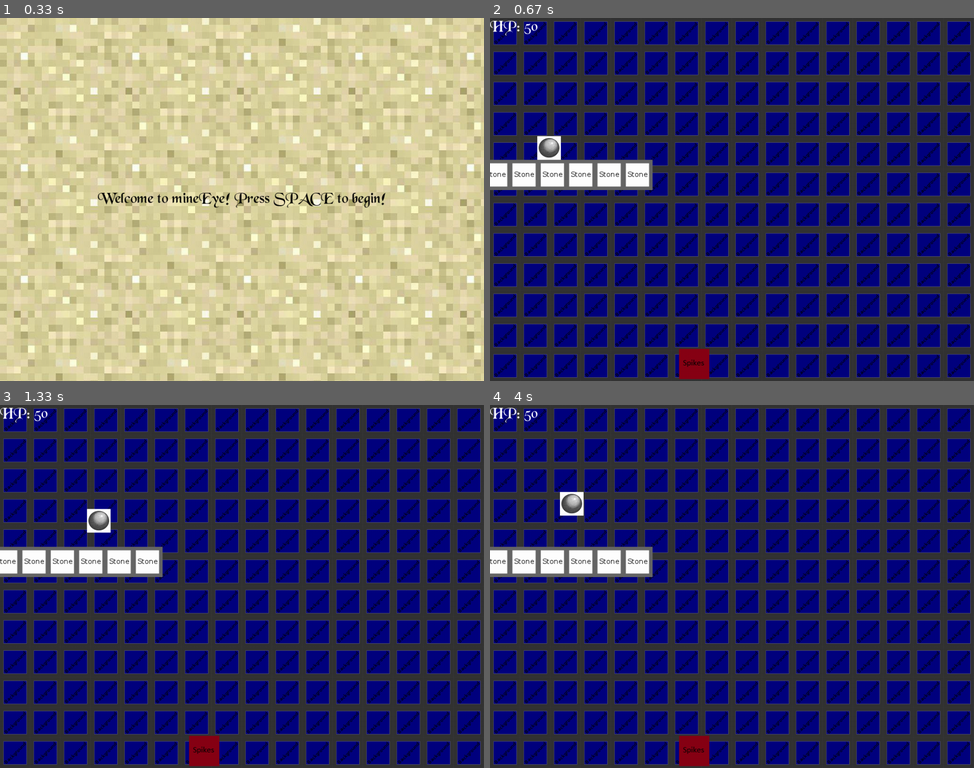
Above: before the commit, frames 1-4 (two rows, left to right).
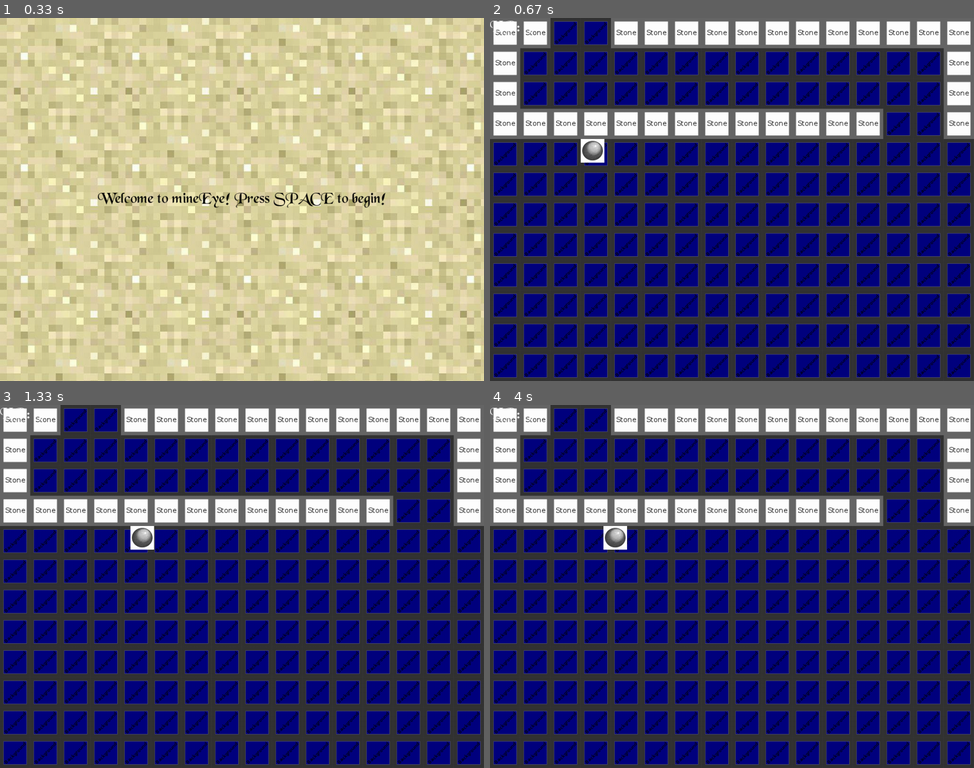
Above: after the commit, the same moments.

Repository: HallaSurvivor/mineEye
Game: pygame game, started from run.py
The game is run twice, just before and just after one commit, with the same random seed, the same clock (stepped at 60 frames per second) and the same inputs.
Inputs:
- Up to frame 1 (0.33 s): no input
- Up to frame 2 (0.67 s): tap Space at 0.33 s
- Up to frame 3 (1.33 s): hold Right 0.67-1.13 s; hold Up from 1.17 s (still down)
- Up to frame 4 (4 s): release Up at 1.47 s; hold Right 1.5-1.97 s; hold Left 2-2.53 s; hold Down 2.57-2.87 s; hold Left 2.9-3.3 s; hold Up 3.33-3.7 s; hold Right from 3.73 s (still down)

Frame 1 is identical in both runs. In frame 2, 20% of the frame differs, in the area x 0-100%, y 0-100%; in frame 3, 20%; in frame 4, 20%.

Commit message:
added a room parser that can be extended later.

Diff:
--- a/rooms.py
+++ b/rooms.py
@@ -33,11 +33,17 @@
     def __init__(self):
         """
         Set the blocklist and enemylist to be sprite groups, and the backgorund to be a surface.
+
+        room_array is a list of strings that will be rendered into the room
         """
         self.block_list = pygame.sprite.Group()
         self.enemy_list = pygame.sprite.Group()
 
         self.background = pygame.Surface(config.SCREEN_RESOLUTION)
+
+        self.room_array = None
+
+        self.array_parsed = False
 
     def update(self):
         """
@@ -52,9 +58,31 @@
         :param screen: A pygame surface to blit everything onto.
         """
         screen.blit(self.background, (0, 0))
+        if not self.array_parsed:
+            self.parse_room_array()
+            self.array_parsed = True
 
         self.block_list.draw(screen)
         self.enemy_list.draw(screen)
+
+    def parse_room_array(self):
+        """
+        Turn the list of strings stored in every room into an array of walls and enemies.
+        """
+        x = 0
+        y = 0
+        for row in self.room_array:
+            for col in row:
+                if col == "S":
+                    wall = spritenames.Wall(x, y, spritenames.load('stone.png'))
+                    self.block_list.add(wall)
+
+                elif col == "P":
+                    wall = spritenames.Wall(x, y, spritenames.load('spikes.png'), True)
+                    self.block_list.add(wall)
+                x += 64
+            y += 64
+            x = 0
 
 
 class Room_01(Room):
@@ -68,15 +96,10 @@
         super().__init__()
 
         self.background = spritenames.create_background(spritenames.load('background.png'))
-        #modiffied by brian on 5/24 at 5:22pm to add more blocks to provide a surface upon which to test gravity
 
-        room_array = [
-            #[x_coord, y_coord, picture, damage_player],
-            [100, 300, spritenames.load('stone.png'), False],
-            [400, 700, spritenames.load('spikes.png'), True],[160, 300, spritenames.load('stone.png'), False],[220, 300, spritenames.load('stone.png'), False],[280, 300, spritenames.load('stone.png'), False],[40, 300, spritenames.load('stone.png'), False],[-20, 300, spritenames.load('stone.png'), False]
+        self.room_array = [
+            "SS  SSSSSSSSSSSS",
+            "S              S",
+            "S              S",
+            "SSSSSSSSSSSSS  S",
         ]
-        #TODO: Make some sort of parser to turn a txt file into a new room?
-
-        for block in room_array:
-            wall = spritenames.Wall(block[0], block[1], block[2], block[3])
-            self.block_list.add(wall)
